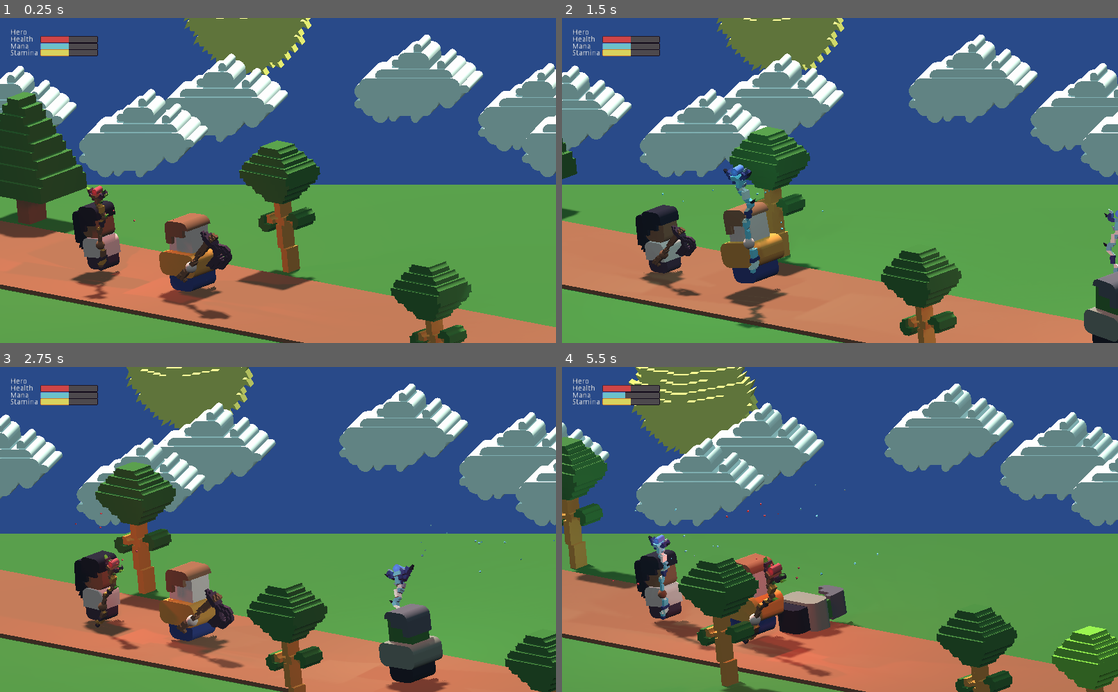
Above: before the commit, frames 1-4 (two rows, left to right).
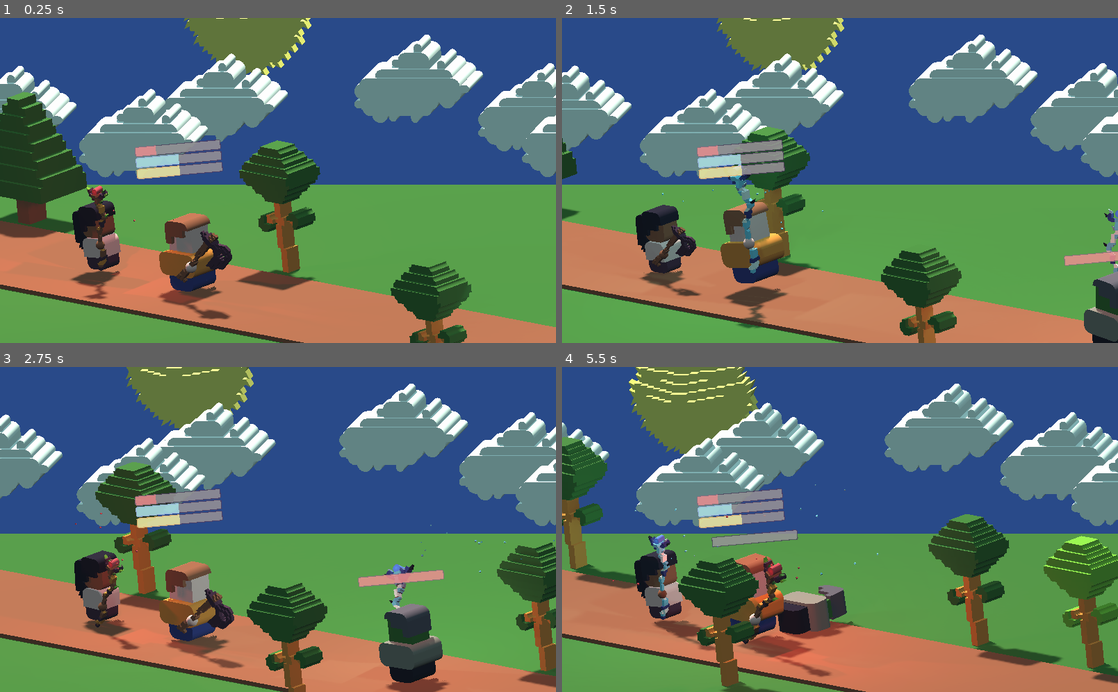
Above: after the commit, the same moments.

Repository: matt-cles/item-assistant
Game: Godot game, scene res://scenes/Main.tscn
The game is run twice, just before and just after one commit, with the same random seed, the same clock (stepped at 60 frames per second) and the same inputs.
Inputs:
- Up to frame 1 (0.25 s): no input
- Up to frame 2 (1.5 s): tap Enter (ui_accept) at 0.5, 0.77 s; hold Right (ui_right) 0.53-1.28 s; hold Left (ui_left) from 1.28 s (still down)
- Up to frame 3 (2.75 s): tap Enter (ui_accept) at 1.52 s; release Left (ui_left) at 2.03 s; hold Right (ui_right) from 2.03 s (still down)
- Up to frame 4 (5.5 s): tap Enter (ui_accept) at 3.02, 3.77, 4.52 s; release Right (ui_right) at 3.53 s; hold Left (ui_left) from 3.53 s (still down)

The runs differ from the first frame. In frame 1, 2.2% of the frame differs, in the area x 1-41%, y 3-50%; in frame 2, 2.5%; in frame 3, 5.8%; in frame 4, 12%, in the area x 1-100%, y 3-100%.

Commit message:
add hovering status bars

Diff:
--- a/project.godot
+++ b/project.godot
@@ -17,7 +17,7 @@
 "base": "Node",
 "class": "Settings",
 "language": "GDScript",
-"path": "res://scenes/Settings.gd"
+"path": "res://scripts/Settings.gd"
 } ]
 _global_script_class_icons={
 "Item": "res://assets/icons/item_icon.png",
--- a/scenes/Enemy.tscn
+++ b/scenes/Enemy.tscn
@@ -10,6 +10,9 @@
 [ext_resource path="res://scripts/Enemy.gd" type="Script" id=8]
 [ext_resource path="res://animations/attack.tres" type="Animation" id=9]
 [ext_resource path="res://animations/die.tres" type="Animation" id=10]
+[ext_resource path="res://assets/bars/health_bar.png" type="Texture" id=11]
+[ext_resource path="res://assets/bars/empty_bar.png" type="Texture" id=12]
+[ext_resource path="res://scripts/StatusBarSprite.gd" type="Script" id=13]
 
 [sub_resource type="SphereMesh" id=1]
 
@@ -17,6 +20,33 @@
 
 [node name="Enemy" type="Spatial"]
 script = ExtResource( 8 )
+
+[node name="StatusBars" type="Spatial" parent="."]
+transform = Transform( 1, 0, 0, 0, 1, 0, 0, 0, 1, 1, 1, 0 )
+
+[node name="HealthBarSprite" type="Sprite3D" parent="StatusBars"]
+transform = Transform( 1, 0, 0, 0, 1, 0, 0, 0, 1, 0, 0.278551, 0 )
+opacity = 0.8
+billboard = 2
+script = ExtResource( 13 )
+
+[node name="Viewport" type="Viewport" parent="StatusBars/HealthBarSprite"]
+size = Vector2( 400, 48 )
+transparent_bg = true
+usage = 0
+render_target_v_flip = true
+
+[node name="HealthBar" type="TextureProgress" parent="StatusBars/HealthBarSprite/Viewport"]
+margin_left = 73.8989
+margin_top = 33.0867
+margin_right = 473.899
+margin_bottom = 81.0867
+rect_scale = Vector2( 0.264635, 0.264114 )
+texture_under = ExtResource( 12 )
+texture_progress = ExtResource( 11 )
+__meta__ = {
+"_edit_use_anchors_": false
+}
 
 [node name="pivot" type="Spatial" parent="."]
 transform = Transform( 1, 0, 0, 0, 0.999086, 0, 0, 0, 0.762948, 0, 0, 0 )
--- a/scenes/Hero.tscn
+++ b/scenes/Hero.tscn
@@ -10,11 +10,16 @@
 [ext_resource path="res://color_scheme/dark_blue.tres" type="Material" id=8]
 [ext_resource path="res://animations/walk.tres" type="Animation" id=9]
 [ext_resource path="res://scripts/Hero.gd" type="Script" id=10]
+[ext_resource path="res://assets/bars/mana_bar.png" type="Texture" id=11]
+[ext_resource path="res://assets/bars/health_bar.png" type="Texture" id=12]
 [ext_resource path="res://animations/drink.tres" type="Animation" id=13]
+[ext_resource path="res://assets/bars/empty_bar.png" type="Texture" id=14]
+[ext_resource path="res://assets/bars/stamina_bar.png" type="Texture" id=15]
+[ext_resource path="res://scripts/StatusBarSprite.gd" type="Script" id=17]
 
 [sub_resource type="SphereMesh" id=1]
 
-[sub_resource type="Animation" id=3]
+[sub_resource type="Animation" id=2]
 length = 0.5
 step = 0.01
 tracks/0/type = "value"
@@ -66,15 +71,90 @@
 "values": [ Vector3( 0, 0, 0 ) ]
 }
 
-[sub_resource type="BoxShape" id=4]
+[sub_resource type="BoxShape" id=3]
 
 [node name="Hero" type="Spatial" groups=[
 "hero",
 ]]
 script = ExtResource( 10 )
 
+[node name="StatusBars" type="Spatial" parent="."]
+transform = Transform( 1, 0, 0, 0, 1, 0, 0, 0, 1, -1, 1.5, 0 )
+
+[node name="HealthBarSprite" type="Sprite3D" parent="StatusBars"]
+transform = Transform( 1, 0, 0, 0, 1, 0, 0, 0, 1, 0, 0.278551, 0 )
+opacity = 0.8
+billboard = 2
+script = ExtResource( 17 )
+
+[node name="Viewport" type="Viewport" parent="StatusBars/HealthBarSprite"]
+size = Vector2( 400, 48 )
+transparent_bg = true
+usage = 0
+render_target_v_flip = true
+
+[node name="HealthBar" type="TextureProgress" parent="StatusBars/HealthBarSprite/Viewport"]
+margin_left = 73.8989
+margin_top = 33.0867
+margin_right = 473.899
+margin_bottom = 81.0867
+rect_scale = Vector2( 0.264635, 0.264114 )
+texture_under = ExtResource( 14 )
+texture_progress = ExtResource( 12 )
+__meta__ = {
+"_edit_use_anchors_": false
+}
+
+[node name="ManaBarSprite" type="Sprite3D" parent="StatusBars"]
+transform = Transform( 1, 0, 0, 0, 1, 0, 0, 0, 1, 0, 0.138241, 0 )
+opacity = 0.8
+billboard = 2
+script = ExtResource( 17 )
+
+[node name="Viewport" type="Viewport" parent="StatusBars/ManaBarSprite"]
+size = Vector2( 400, 48 )
+transparent_bg = true
+usage = 0
+render_target_v_flip = true
+
+[node name="ManaBar" type="TextureProgress" parent="StatusBars/ManaBarSprite/Viewport"]
+margin_left = 73.8989
+margin_top = 33.0867
+margin_right = 473.899
+margin_bottom = 81.0867
+rect_scale = Vector2( 0.264635, 0.264114 )
+texture_under = ExtResource( 14 )
+texture_progress = ExtResource( 11 )
+__meta__ = {
+"_edit_use_anchors_": false
+}
+
+[node name="StaminaBarSprite" type="Sprite3D" parent="StatusBars"]
+transform = Transform( 1, 0, 0, 0, 1, 0, 0, 0, 1, 0, -0.00613725, 0 )
+opacity = 0.8
+billboard = 2
+script = ExtResource( 17 )
+
+[node name="Viewport" type="Viewport" parent="StatusBars/StaminaBarSprite"]
+size = Vector2( 400, 48 )
+transparent_bg = true
+usage = 0
+render_target_v_flip = true
+
+[node name="StaminaBar" type="TextureProgress" parent="StatusBars/StaminaBarSprite/Viewport"]
+margin_left = 73.8989
+margin_top = 33.0867
+margin_right = 473.899
+margin_bottom = 81.0867
+rect_scale = Vector2( 0.264635, 0.264114 )
+texture_under = ExtResource( 14 )
+texture_progress = ExtResource( 15 )
+__meta__ = {
+"_edit_use_anchors_": false
+}
+
 [node name="pivot" type="Spatial" parent="."]
-transform = Transform( 1, 0, 0, 0, 0.0659349, 0.761285, 0, -0.996907, 0.0503509, 0, -0.226084, -0.754273 )
+transform = Transform( 1, 0, 0, 0, 0.999086, 0, 0, 0, 0.762948, 0, 0, 0 )
 
 [node name="CharacterMesh" type="MeshInstance" parent="pivot"]
 transform = Transform( 0.1, 0, 0, 0, 0.1, 0, 0, 0, 0.1, 0, 0, 0 )
@@ -85,7 +165,7 @@
 material/3 = ExtResource( 4 )
 
 [node name="RightHand" type="Spatial" parent="pivot"]
-transform = Transform( -0.0219959, -0.772121, -0.635095, 0.130085, 0.627638, -0.76756, 0.991259, -0.0994995, 0.0866358, -0.550165, 0.265628, -0.221791 )
+transform = Transform( -0.0219959, -0.772121, -0.635095, 0.130085, 0.627638, -0.76756, 0.991259, -0.0994995, 0.0866358, -0.364854, -0.0331169, -0.356495 )
 
 [node name="HandMesh" type="MeshInstance" parent="pivot/RightHand"]
 transform = Transform( 0.07, 9.11939e-11, -9.31323e-10, -2.4315e-09, 0.07, 1.10425e-08, -9.31323e-10, -1.08309e-10, 0.07, 0, 0, 0 )
--- a/scenes/Main.tscn
+++ b/scenes/Main.tscn
@@ -13,15 +13,10 @@
 [ext_resource path="res://color_scheme/white.tres" type="Material" id=11]
 [ext_resource path="res://scenes/Player.tscn" type="PackedScene" id=12]
 [ext_resource path="res://scripts/Events.gd" type="Script" id=13]
-[ext_resource path="res://scripts/Control.gd" type="Script" id=14]
-[ext_resource path="res://assets/bars/mana_bar.png" type="Texture" id=15]
-[ext_resource path="res://assets/bars/stamina_bar.png" type="Texture" id=16]
 [ext_resource path="res://color_scheme/blue.tres" type="Material" id=17]
-[ext_resource path="res://assets/bars/empty_bar.png" type="Texture" id=18]
 [ext_resource path="res://scripts/Camera.gd" type="Script" id=19]
-[ext_resource path="res://assets/bars/health_bar.png" type="Texture" id=20]
 [ext_resource path="res://scenes/Enemy.tscn" type="PackedScene" id=21]
-[ext_resource path="res://scenes/Settings.gd" type="Script" id=22]
+[ext_resource path="res://scripts/Settings.gd" type="Script" id=22]
 [ext_resource path="res://assets/clouds/cloud-1.obj" type="ArrayMesh" id=23]
 [ext_resource path="res://scripts/cloud.gd" type="Script" id=25]
 
@@ -42,73 +37,6 @@
 "events",
 ]]
 script = ExtResource( 13 )
-
-[node name="HUD" type="Control" parent="."]
-margin_right = 40.0
-margin_bottom = 40.0
-script = ExtResource( 14 )
-__meta__ = {
-"_edit_use_anchors_": false
-}
-
-[node name="Hero" type="Label" parent="HUD"]
-margin_left = 18.8989
-margin_top = 20.1587
-margin_right = 58.8989
-margin_bottom = 51.1587
-text = "Hero
-"
-__meta__ = {
-"_edit_use_anchors_": false
-}
-
-[node name="Health" type="Label" parent="HUD/Hero"]
-margin_top = 12.928
-margin_right = 42.0
-margin_bottom = 26.928
-text = "Health"
-__meta__ = {
-"_edit_use_anchors_": false
-}
-
-[node name="HealthBar" type="TextureProgress" parent="HUD/Hero/Health"]
-margin_left = 55.0
-margin_right = 455.0
-margin_bottom = 48.0
-rect_scale = Vector2( 0.264635, 0.264114 )
-texture_under = ExtResource( 18 )
-texture_progress = ExtResource( 20 )
-
-[node name="Mana" type="Label" parent="HUD/Hero"]
-margin_top = 25.815
-margin_right = 42.0
-margin_bottom = 39.815
-text = "Mana"
-__meta__ = {
-"_edit_use_anchors_": false
-}
-
-[node name="ManaBar" type="TextureProgress" parent="HUD/Hero/Mana"]
-margin_left = 55.0
-margin_right = 455.0
-margin_bottom = 48.0
-rect_scale = Vector2( 0.264635, 0.264114 )
-texture_under = ExtResource( 18 )
-texture_progress = ExtResource( 15 )
-
-[node name="Stamina" type="Label" parent="HUD/Hero"]
-margin_top = 37.865
-margin_right = 51.0
-margin_bottom = 51.865
-text = "Stamina"
-
-[node name="StaminaBar" type="TextureProgress" parent="HUD/Hero/Stamina"]
-margin_left = 55.0
-margin_right = 455.0
-margin_bottom = 48.0
-rect_scale = Vector2( 0.264635, 0.264114 )
-texture_under = ExtResource( 18 )
-texture_progress = ExtResource( 16 )
 
 [node name="Camera" type="Camera" parent="."]
 transform = Transform( 0.953775, -1.77999e-07, 0.300522, -0.0874678, 0.956707, 0.277599, -0.287512, -0.291053, 0.912483, 3.10053, 3.64854, 8.47949 )
@@ -150,18 +78,14 @@
 "tree_spawn_point",
 ]]
 transform = Transform( -0.0883806, 0, 0.0467853, 0, 0.1, 0, -0.0467853, 0, -0.0883806, 5.43035, 0, 1.0057 )
-visible = false
 
 [node name="MeshInstance" type="MeshInstance" parent="World/trees/tree_spawn1"]
 transform = Transform( -0.212491, 0, -349.883, 0, 18.2794, 0, 0.163333, 0, -455.187, 0, 0, 0 )
 mesh = SubResource( 1 )
 material/0 = null
 
-[node name="tree_spawn2" type="Spatial" parent="World/trees" groups=[
-"tree_spawn_point",
-]]
+[node name="tree_spawn2" type="Spatial" parent="World/trees"]
 transform = Transform( -0.0883806, 0, 0.0467853, 0, 0.1, 0, -0.0467853, 0, -0.0883806, 6.68018, 0, 4.80907 )
-visible = false
 
 [node name="MeshInstance2" type="MeshInstance" parent="World/trees/tree_spawn2"]
 transform = Transform( -0.212491, 0, -349.883, 0, 18.2794, 0, 0.163333, 0, -455.187, 0, 0, 0 )
--- a/scenes/Player.tscn
+++ b/scenes/Player.tscn
@@ -21,7 +21,7 @@
 script = ExtResource( 8 )
 
 [node name="pivot" type="Spatial" parent="."]
-transform = Transform( 0.99993, -0.0115876, 0, 0.0118111, 0.981004, 0, 0, 0, 1, 0, 0.014161, 0 )
+transform = Transform( 0.997187, -0.0779791, 0, 0.0749559, 1.03741, 0, 0, 0, 1, 0, 0.0899512, 0 )
 
 [node name="MaleCharacter" type="MeshInstance" parent="pivot"]
 transform = Transform( 0.1, 0, 0, 0, 0.1, 0, 0, 0, 0.1, 0, 0, 0 )
@@ -41,7 +41,7 @@
 material/3 = ExtResource( 3 )
 
 [node name="RightHand" type="Spatial" parent="pivot"]
-transform = Transform( -0.0250867, -0.79183, -0.610226, 0.132153, 0.602434, -0.787153, 0.990912, -0.10039, 0.0895301, -0.369307, -0.0386448, -0.356495 )
+transform = Transform( -0.0454527, -0.882516, -0.468081, 0.131021, 0.45925, -0.878592, 0.990337, -0.101262, 0.0947537, -0.393138, -0.0682304, -0.356495 )
 
 [node name="HandMesh" type="MeshInstance" parent="pivot/RightHand"]
 transform = Transform( 0.07, 9.11939e-11, -9.31323e-10, -2.4315e-09, 0.07, 1.10425e-08, -9.31323e-10, -1.08309e-10, 0.07, 0, 0, 0 )
--- a/scripts/Control.gd
+++ /dev/null
@@ -1,23 +0,0 @@
-extends Control
-
-onready var hero = get_tree().get_nodes_in_group('hero')[0]
-onready var hero_health_bar = get_node("Hero/Health/HealthBar")
-onready var hero_mana_bar = get_node("Hero/Mana/ManaBar")
-onready var hero_stamina_bar = get_node("Hero/Stamina/StaminaBar")
-
-func _ready():
-	var _connected = hero.connect("health_changed", self, "update_hero_health_bar")
-	_connected = hero.connect("mana_changed", self, "update_hero_mana_bar")
-	_connected = hero.connect("stamina_changed", self, "update_hero_stamina_bar")
-	hero_health_bar.value = hero.health
-	hero_mana_bar.value = hero.mana
-	hero_stamina_bar.value = hero.stamina
-
-func update_hero_health_bar(new_health):
-	hero_health_bar.value = new_health
-
-func update_hero_mana_bar(new_mana):
-	hero_mana_bar.value = new_mana
-
-func update_hero_stamina_bar(new_stamina):
-	hero_stamina_bar.value = new_stamina
--- a/scripts/Enemy.gd
+++ b/scripts/Enemy.gd
@@ -27,6 +27,8 @@
 	move_speed = 2
 	dead = false
 	health = 100 * level / 10.0
+	$StatusBars/HealthBarSprite/Viewport/HealthBar.max_value = health
+	$StatusBars/HealthBarSprite/Viewport/HealthBar.value = health
 	damage_ratio = level / 10.0
 	translation = Vector3.ZERO
 	weapon = weapons[randi() % len(weapons)].duplicate()
@@ -58,6 +60,7 @@
 
 func take_damage(damage):
 	health = health - damage
+	$StatusBars/HealthBarSprite/Viewport/HealthBar.value = health
 	if health <= 0:
 		$AnimationPlayer.play("die")
 		dead = true
--- a/scripts/Hero.gd
+++ b/scripts/Hero.gd
@@ -1,13 +1,9 @@
 extends Spatial
-
-signal health_changed
-signal mana_changed
-signal stamina_changed
 
 onready var events:Node = get_tree().get_nodes_in_group("events")[0]
 onready var weapon_slot = get_node("pivot/RightHand/WeaponSlot")
 
-export var max_health:float = 100
+export var max_health:float = 200
 export var max_mana:float = 100
 export var max_stamina:float = 100
 
@@ -23,7 +19,8 @@
 	_connected = events.connect('hero_turn', self, 'attack')
 	_connected = events.connect('damage_hero', self, 'take_damage')
 	$AnimationPlayer.play("walk")
-	modify_health(max_health/2)
+	$StatusBars/HealthBarSprite/Viewport/HealthBar.max_value = max_health
+	modify_health(max_health/4)
 	modify_mana(max_mana/2)
 	modify_stamina(max_stamina/2)
 
@@ -57,17 +54,17 @@
 func modify_health(amount):
 	if not dead:
 		health = clamp(health+amount, 0.0, max_health)
-		emit_signal("health_changed", health)
+		$StatusBars/HealthBarSprite/Viewport/HealthBar.value = health
 
 func modify_mana(amount):
 	if not dead:
 		mana = clamp(mana+amount, 0.0, max_mana)
-		emit_signal("mana_changed", mana)
+		$StatusBars/ManaBarSprite/Viewport/ManaBar.value = mana
 
 func modify_stamina(amount):
 	if not dead:
 		stamina = clamp(stamina+amount, 0.0, max_stamina)
-		emit_signal("stamina_changed", stamina)
+		$StatusBars/StaminaBarSprite/Viewport/StaminaBar.value = stamina
 
 func start_walking():
 	if not dead:
--- /dev/null
+++ b/scripts/StatusBarSprite.gd
@@ -0,0 +1,4 @@
+extends Sprite3D
+
+func _ready():
+	texture = $Viewport.get_texture()
Not shown: 1 places in scenes/Enemy.tscn that only renumber resources
Not shown: 3 places in scenes/Hero.tscn that only renumber resources
Not shown: 1 places in scenes/Main.tscn that only renumber resources
Renamed: scenes/Settings.gd -> scripts/Settings.gd
